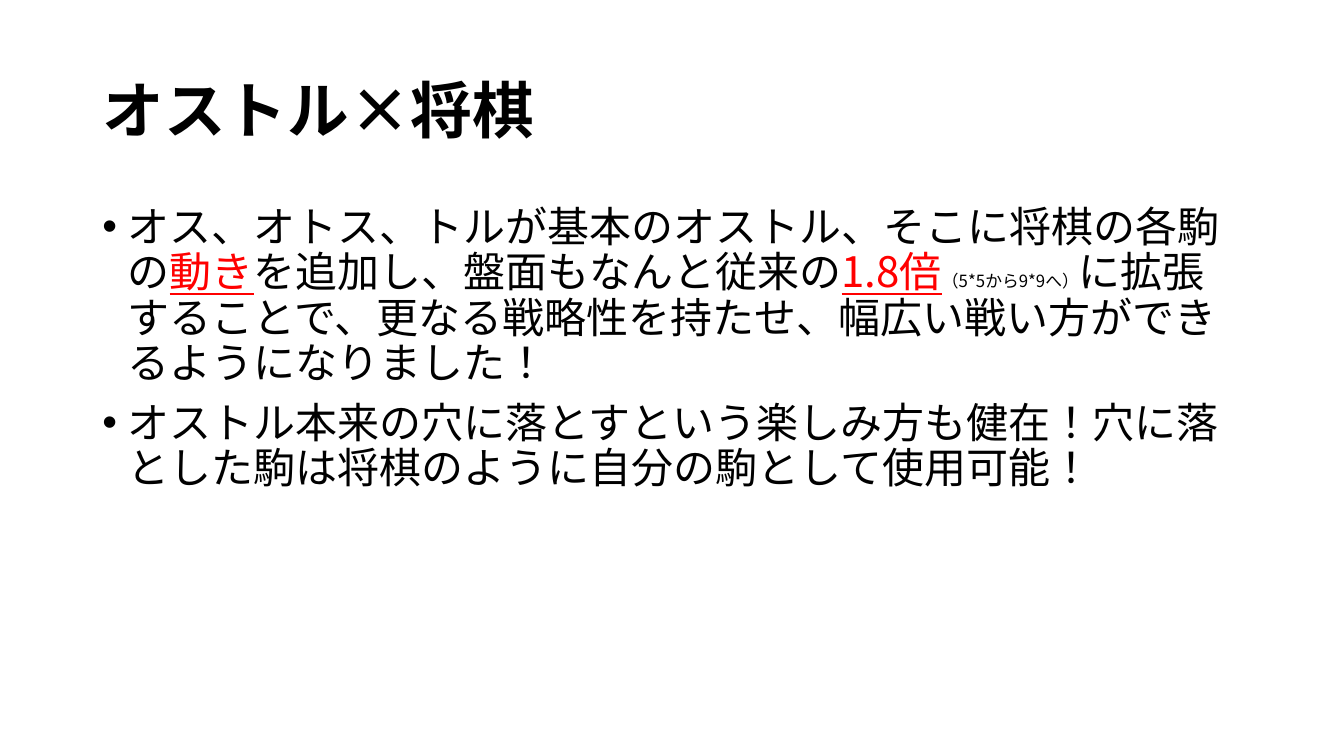
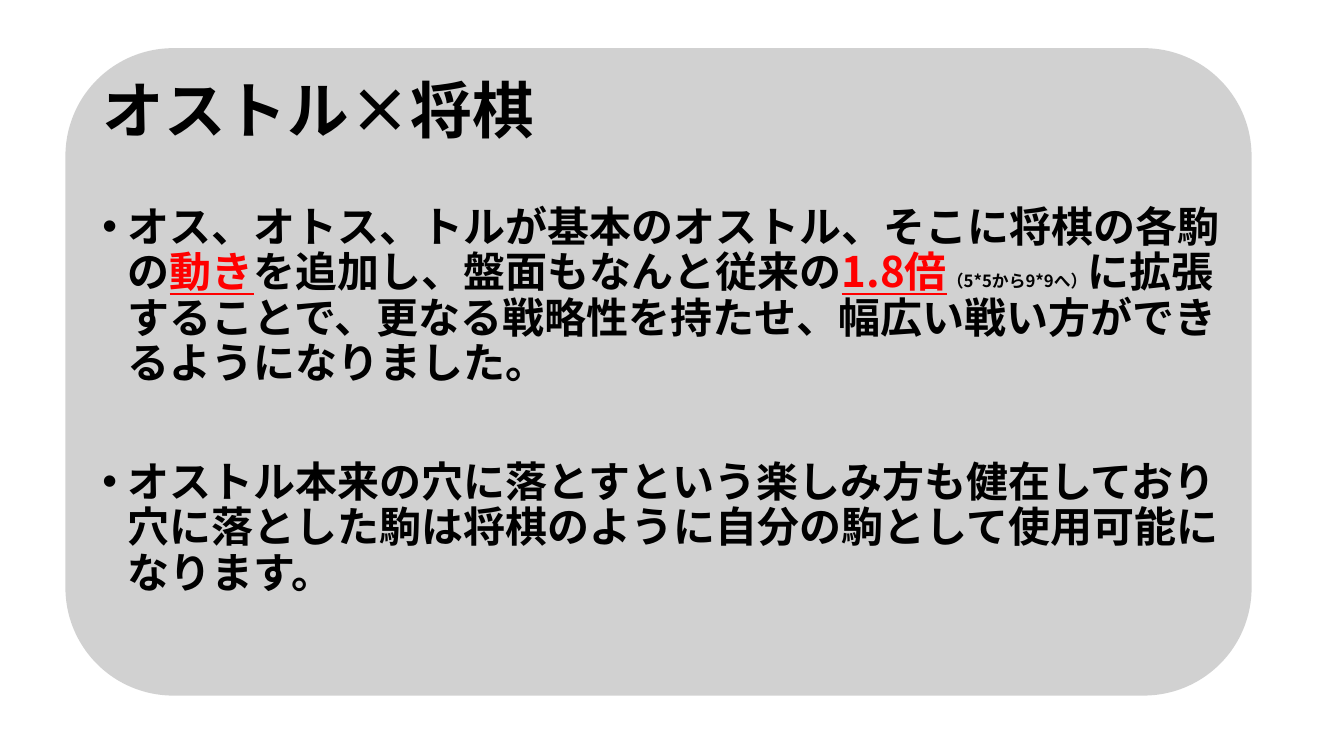
Before and after one commit to Hisui1998/GP3, a slide deck: slide 2 of オウオストル.pptx. Drawn at 1344x756 pixels with LibreOffice and Linux fonts; fonts in the diff are those of the drawing. Boxes give left, top, right and bottom in pixels: in the first picture for what was removed or moved away, otherwise in the second. Text is boxed around its words. In the diff, an @@ line names an element or a change of style, - is before the commit and + after.

```diff
--- a/オウオストル.pptx
+++ b/オウオストル.pptx
@@ rounded rectangle added at <box>66,48,1252,696</box>, fill #A5A5A5 at 50% opacity @@
@@ text at <box>128,205,1220,591</box>: text changed; bold on @@
-• オス、オトス、トルが基本のオストル、そこに将棋の各駒の動きを追加し、盤面もなんと従来の1.8倍（5*5から9*9へ）に拡張することで、更なる戦略性を持たせ、幅広い戦い方ができるようになりました！
-• オストル本来の穴に落とすという楽しみ方も健在！穴に落とした駒は将棋のように自分の駒として使用可能！
+• オス、オトス、トルが基本のオストル、そこに将棋の各駒の動きを追加し、盤面もなんと従来の1.8倍（5*5から9*9へ）に拡張することで、更なる戦略性を持たせ、幅広い戦い方ができるようになりました。
+• オストル本来の穴に落とすという楽しみ方も健在しており穴に落とした駒は将棋のように自分の駒として使用可能になります。
```
Also in this commit, not shown: 1 other slide changed, 4 slides added, 1 slide removed.
